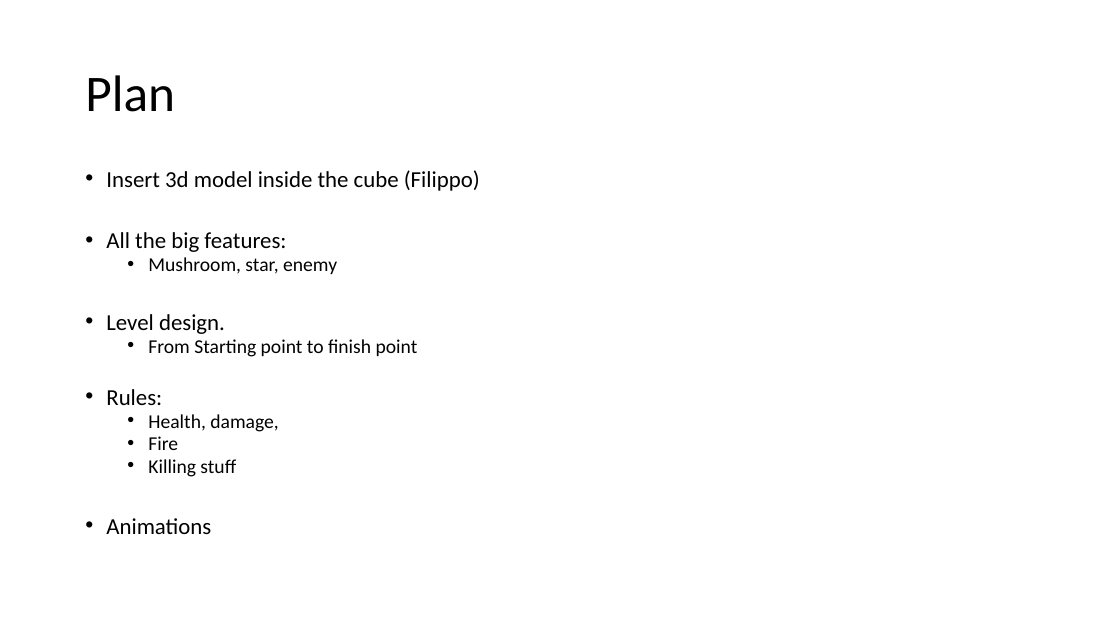
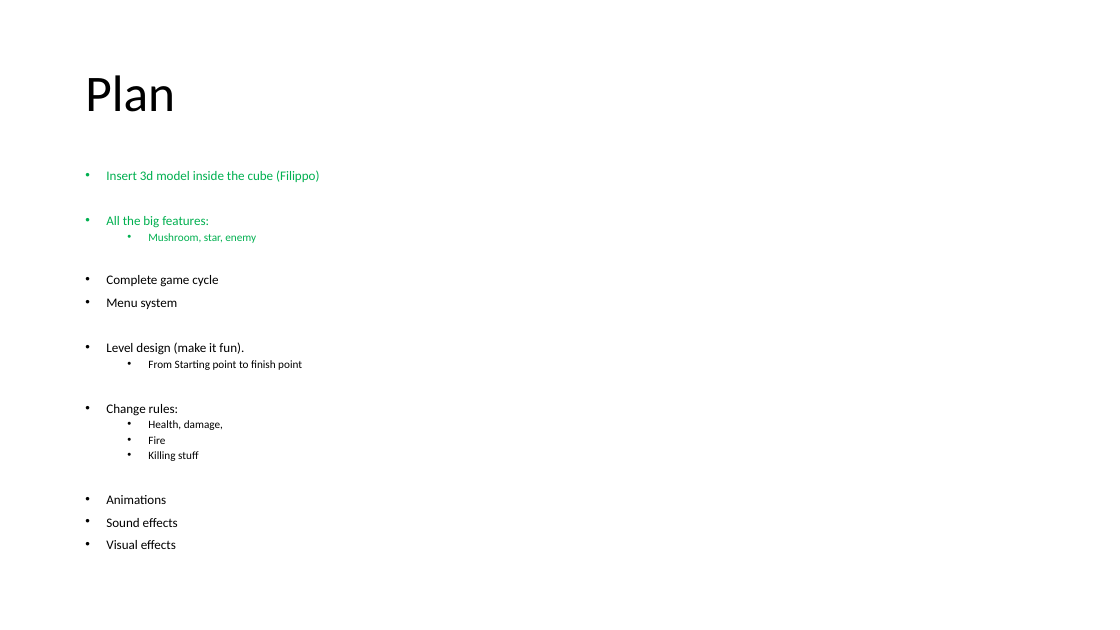
Before and after one commit to shacharoz/LearningUnity-Mario, a slide deck: slide 10 of Design/Mario Rules.pptx (slide 8 before the commit). Drawn at 1120x630 pixels with LibreOffice and Linux fonts; fonts in the diff are those of the drawing. Boxes give left, top, right and bottom in pixels: in the first picture for what was removed or moved away, otherwise in the second. Text is boxed around its words. In the diff, an @@ line names an element or a change of style, - is before the commit and + after.

```diff
--- a/Design/Mario Rules.pptx
+++ b/Design/Mario Rules.pptx
@@ text at (x1=106, y1=170, x2=319, y2=504): size 19.6 to 11.2 pt in "Insert 3d model inside the cube (Filippo)", "All the big features:", "Animations"; text colour #000000 to #00B050 in "Insert 3d model inside the cube (Filippo)", "All the big features:", "Mushroom, star, enemy"; size 16.8 to 9.6 pt in "Mushroom, star, enemy", "From Starting point to finish point", "Health, damage,", "Fire" and 1 more places @@
@@ text at (x1=106, y1=275, x2=244, y2=355): text changed; size 19.6 to 11.2 pt @@
-• Level design.
+• Complete game cycle
+• Menu system
+• Level design (make it fun).
@@ text at (x1=106, y1=404, x2=178, y2=416): text changed; size 19.6 to 11.2 pt @@
-• Rules:
+• Change rules:
@@ text at (x1=106, y1=518, x2=178, y2=549): paragraphs added @@
+• Sound effects
+• Visual effects
```
Also in this commit, not shown: 5 other slides changed, 3 slides added, 1 slide removed, 3 other files.
